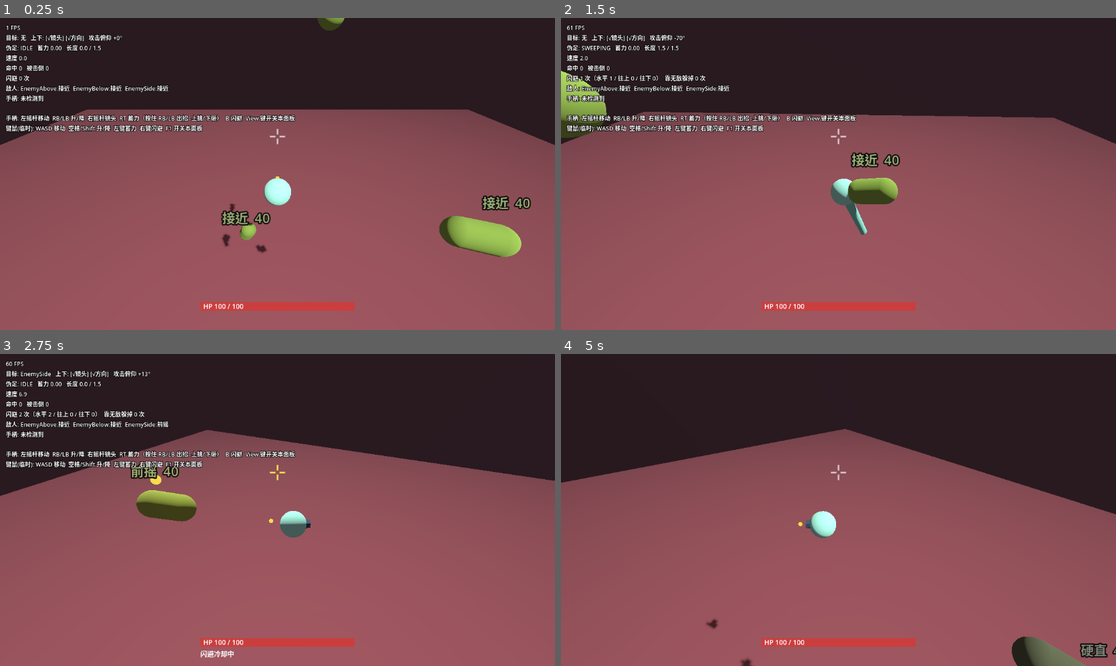
Above: before the commit, frames 1-4 (two rows, left to right).
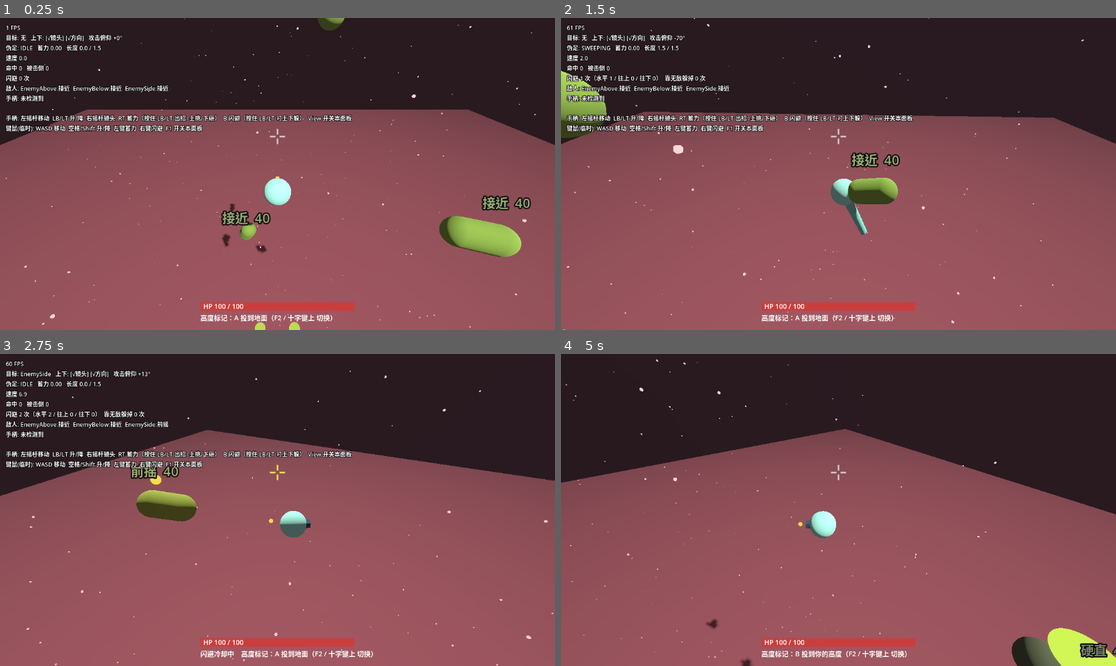
Above: after the commit, the same moments.

Repository: paddypasteur/cellgod
Game: Godot game, scene res://scenes/arena.tscn
Two runs of this game, one before a commit and one after it. Both use one fixed random seed, a clock stepped at 60 frames per second and the inputs below.
Inputs (mouse positions are in pixels of both pictures, inside the frame that each line leads up to):
- Up to frame 1 (0.25 s): no input
- Up to frame 2 (1.5 s): move the mouse to (960, 158) at 0.52 s; hold D (move_right) 0.53-1.28 s; hold Right mouse button (dodge) 0.53-1.28 s; click (960, 158) at 0.67 s; move the mouse to (727, 189) at 1.27 s; hold Shift (move_down) from 1.28 s (still down); click (727, 189) at 1.35 s
- Up to frame 3 (2.75 s): move the mouse to (333, 441) at 2.02 s; release Shift (move_down) at 2.03 s; hold D (move_right) from 2.03 s (still down); hold Right mouse button (dodge) from 2.03 s (still down)
- Up to frame 4 (5 s): move the mouse to (810, 572) at 2.77 s; release D (move_right) at 2.78 s; release Right mouse button (dodge) at 2.78 s; hold Space (move_up) 2.78-3.53 s; click (810, 572) at 2.85 s; move the mouse to (1005, 556) at 3.52 s; hold Right mouse button (dodge) 3.53-4.28 s; hold A (move_left) from 3.53 s (still down); tap F1 (toggle_debug) at 4.15 s; move the mouse to (672, 463) at 4.27 s; click (672, 463) at 4.35 s; tap F2 (cycle_preset, bound only after the commit) at 4.9 s

The runs differ from the first frame. In frame 1, 1.4% of the frame differs, in the area x 1-97%, y 0-100%; in frame 2, 1.3%; in frame 3, 1.3%; in frame 4, 1.3%.

Commit message:
空间参照：漂浮颗粒、高度标记（A 投地面 / B 投玩家高度）；上下移动改到左手 LB/LT
- DriftParticles：600 个缓慢漂移的颗粒，不参与索敌
- HeightMarkers：两种画法 A/B，F2 / 十字键上切换；hud_hint 组统一显示提示
- 试玩记录新增 preset 列，analyze_playtest.py 按画法分开统计
- dodge_smoke 加预热，避免首帧慢导致的时序误判
- docs 同步，INBOX 记下策划定的判断标准

Co-Authored-By: Claude Opus 5.5 <noreply@anthropic.com>

Diff:
--- a/scenes/arena.tscn
+++ b/scenes/arena.tscn
@@ -9,6 +9,8 @@
 [ext_resource type="PackedScene" path="res://scenes/enemy.tscn" id="7_enemy"]
 [ext_resource type="Script" uid="uid://cpmi0c5jtvhbt" path="res://scripts/ui/health_bar.gd" id="8_health"]
 [ext_resource type="Script" uid="uid://ba7wrcgih6f5j" path="res://scripts/debug/playtest_logger.gd" id="9_logger"]
+[ext_resource type="Script" path="res://scripts/arena/drift_particles.gd" id="10_particles"]
+[ext_resource type="Script" path="res://scripts/arena/height_markers.gd" id="11_markers"]
 
 [sub_resource type="Environment" id="Env"]
 background_mode = 1
@@ -142,3 +144,10 @@
 [node name="PlaytestLogger" type="Node" parent="." node_paths=PackedStringArray("player")]
 script = ExtResource("9_logger")
 player = NodePath("../Player")
+
+[node name="DriftParticles" type="MultiMeshInstance3D" parent="."]
+script = ExtResource("10_particles")
+
+[node name="HeightMarkers" type="Node3D" parent="." node_paths=PackedStringArray("floor_node")]
+script = ExtResource("11_markers")
+floor_node = NodePath("../ReferenceFloor")
--- /dev/null
+++ b/scripts/arena/drift_particles.gd
@@ -0,0 +1,69 @@
+extends MultiMeshInstance3D
+## 竞技场里缓慢漂移的小颗粒。无重力环境里玩家需要"空气里有东西"才能感知自己的速度和位置：
+## 自己动的时候颗粒往后流，停下来时颗粒几乎不动。
+## 只是显示：没有碰撞、不进 target 组、不参与索敌（靶子就是因为参与索敌才被撤掉的）。
+## 用 MultiMesh 一次画完，几百个颗粒也只占一次绘制。
+
+## 颗粒数量
+@export var count: int = 600
+## 漂移速度（米/秒）。要慢：快了会被读成"有东西在动"，抢敌人的注意力
+@export var drift_speed: float = 0.25
+## 颗粒大小范围（直径，米）
+@export var size_min: float = 0.04
+@export var size_max: float = 0.09
+@export var color: Color = Color(1.0, 0.85, 0.85)
+## 分布半径。父节点有 radius 属性（Arena）时自动取它，略小一点免得贴在边界上
+@export var radius: float = 19.5
+
+var _positions: PackedVector3Array = PackedVector3Array()
+var _velocities: PackedVector3Array = PackedVector3Array()
+var _sizes: PackedFloat32Array = PackedFloat32Array()
+
+
+func _ready() -> void:
+    var parent_radius: Variant = get_parent().get("radius")
+    if parent_radius != null:
+        radius = float(parent_radius) - 0.5
+    cast_shadow = GeometryInstance3D.SHADOW_CASTING_SETTING_OFF
+
+    var material := StandardMaterial3D.new()
+    material.shading_mode = BaseMaterial3D.SHADING_MODE_UNSHADED
+    material.albedo_color = color
+    var mesh := SphereMesh.new()
+    mesh.radius = 0.5
+    mesh.height = 1.0
+    # 颗粒很小，面数压到最低
+    mesh.radial_segments = 6
+    mesh.rings = 3
+    mesh.material = material
+
+    multimesh = MultiMesh.new()
+    multimesh.transform_format = MultiMesh.TRANSFORM_3D
+    multimesh.mesh = mesh
+    multimesh.instance_count = count
+
+    _positions.resize(count)
+    _velocities.resize(count)
+    _sizes.resize(count)
+    for i: int in count:
+        # 开立方根让颗粒在球体积里均匀分布，而不是挤在球心
+        _positions[i] = _random_unit() * radius * pow(randf(), 1.0 / 3.0)
+        _velocities[i] = _random_unit() * drift_speed * randf_range(0.5, 1.0)
+        _sizes[i] = randf_range(size_min, size_max)
+
+
+func _process(delta: float) -> void:
+    for i: int in count:
+        var p: Vector3 = _positions[i] + _velocities[i] * delta
+        # 飘出边界就从对面重新进来，总数和密度保持不变
+        if p.length() > radius:
+            p = -p * 0.98
+        _positions[i] = p
+        multimesh.set_instance_transform(i, Transform3D(Basis.from_scale(Vector3.ONE * _sizes[i]), p))
+
+
+static func _random_unit() -> Vector3:
+    var v := Vector3(randf_range(-1.0, 1.0), randf_range(-1.0, 1.0), randf_range(-1.0, 1.0))
+    while v.length_squared() < 0.0001 or v.length_squared() > 1.0:
+        v = Vector3(randf_range(-1.0, 1.0), randf_range(-1.0, 1.0), randf_range(-1.0, 1.0))
+    return v.normalized()
--- /dev/null
+++ b/scripts/arena/height_markers.gd
@@ -0,0 +1,109 @@
+extends Node3D
+## 高度标记：让玩家一眼看出每只敌人比自己高还是低。两种画法做 A/B，F2 / 十字键上切换：
+##
+## A 投到地面：主角和敌人都往下方参照地面投一个圆点，物体离圆点多远 = 它的高度。
+##   问题：地面在竞技场球体下方约 22 米，镜头俯视 35° 时主角正下方的地面在画面外，
+##   主角自己的圆点基本看不到（2026-11-25 截图确认）。
+## B 投到玩家高度：每只敌人在"和玩家一样高"的平面上放一个圆点，再拉一根竖线连到敌人。
+##   线朝上 = 比我高，朝下 = 比我低，线越长差得越多。圆点就在玩家周围，始终在画面里。
+
+enum Mode { FLOOR, PLAYER_PLANE }
+
+const MODE_NAMES: PackedStringArray = ["A 投到地面", "B 投到你的高度"]
+
+@export var mode: Mode = Mode.FLOOR
+## 参照地面（A 模式下圆点贴在它上面）
+@export var floor_node: Node3D
+@export var player_color: Color = Color(0.55, 0.95, 0.85)
+@export var enemy_color: Color = Color(0.85, 1.0, 0.35)
+## 圆点半径（米）
+@export var marker_radius: float = 0.6
+## A 模式下是否额外画竖线（B 模式总是画）
+@export var floor_drop_lines: bool = false
+
+## 被跟踪的节点 -> [圆点, 竖线]
+var _markers: Dictionary = {}
+var _materials: Dictionary = {}
+
+
+func _ready() -> void:
+    # 血条下方那行提示会收集这个组里的 get_hud_hint()
+    add_to_group(&"hud_hint")
+
+
+func _unhandled_input(event: InputEvent) -> void:
+    if event.is_action_pressed(&"cycle_preset"):
+        mode = (mode + 1) % MODE_NAMES.size() as Mode
+
+
+func get_hud_hint() -> String:
+    return "高度标记：%s（F2 / 十字键上 切换）" % MODE_NAMES[mode]
+
+
+func _process(_delta: float) -> void:
+    var player := get_tree().get_first_node_in_group(&"player") as Node3D
+    if player == null:
+        return
+    var floor_y: float = (floor_node.global_position.y if floor_node != null else -22.0) + 0.05
+    var tracked: Array[Node] = get_tree().get_nodes_in_group(&"player") + get_tree().get_nodes_in_group(&"enemy")
+    for node: Node in tracked:
+        var t := node as Node3D
+        if t == null:
+            continue
+        if not _markers.has(t):
+            _markers[t] = _create_marker(enemy_color if t is Enemy else player_color)
+        var parts: Array = _markers[t]
+        var dot: MeshInstance3D = parts[0]
+        var line: MeshInstance3D = parts[1]
+        # 死掉的敌人（退出了 target 组）不显示
+        var alive: bool = not (t is Enemy) or t.is_in_group(&"target")
+        var pos: Vector3 = t.global_position
+
+        var base_y: float = floor_y
+        var draw_line: bool = floor_drop_lines
+        if mode == Mode.PLAYER_PLANE:
+            base_y = player.global_position.y
+            draw_line = true
+            # B 模式下玩家自己就是参照，不需要标记
+            if t == player:
+                alive = false
+
+        dot.visible = alive
+        dot.global_position = Vector3(pos.x, base_y, pos.z)
+        var height: float = pos.y - base_y
+        line.visible = alive and draw_line and absf(height) > 0.05
+        if line.visible:
+            line.global_transform = Transform3D(Basis.from_scale(Vector3(1.0, absf(height), 1.0)),
+                Vector3(pos.x, base_y + height * 0.5, pos.z))
+
+
+func _create_marker(color: Color) -> Array:
+    var material: StandardMaterial3D = _materials.get(color)
+    if material == null:
+        material = StandardMaterial3D.new()
+        material.shading_mode = BaseMaterial3D.SHADING_MODE_UNSHADED
+        material.albedo_color = color
+        _materials[color] = material
+
+    var disc_mesh := CylinderMesh.new()
+    disc_mesh.top_radius = marker_radius
+    disc_mesh.bottom_radius = marker_radius
+    disc_mesh.height = 0.02
+    disc_mesh.material = material
+    var dot := MeshInstance3D.new()
+    dot.mesh = disc_mesh
+    dot.cast_shadow = GeometryInstance3D.SHADOW_CASTING_SETTING_OFF
+    dot.top_level = true
+    add_child(dot)
+
+    var line_mesh := CylinderMesh.new()
+    line_mesh.top_radius = 0.03
+    line_mesh.bottom_radius = 0.03
+    line_mesh.height = 1.0
+    line_mesh.material = material
+    var line := MeshInstance3D.new()
+    line.mesh = line_mesh
+    line.cast_shadow = GeometryInstance3D.SHADOW_CASTING_SETTING_OFF
+    line.top_level = true
+    add_child(line)
+    return [dot, line]
--- a/scripts/autoload/input_setup.gd
+++ b/scripts/autoload/input_setup.gd
@@ -3,7 +3,7 @@
 ## 只在 项目设置→输入映射 里没有同名动作时才注册，
 ## 所以开发者在编辑器里定义的键位永远优先，这里只是兜底。
 ##
-## 手柄：左摇杆移动，RB/LB 上升/下降，右摇杆转镜头，RT 按住蓄力，B 闪避
+## 手柄：左摇杆移动，LB/LT 上升/下降，右摇杆转镜头，RT 按住蓄力，B 闪避
 ## 键鼠（临时占位，方案未定）：WASD 移动，空格/Shift 上升/下降，左键按住蓄力，右键闪避；
 ##       暂时没有鼠标转镜头
 
@@ -20,8 +20,10 @@
     _add_action(&"move_right", [_key(KEY_D), _joy_axis(JOY_AXIS_LEFT_X, 1.0)])
     _add_action(&"move_forward", [_key(KEY_W), _joy_axis(JOY_AXIS_LEFT_Y, -1.0)])
     _add_action(&"move_back", [_key(KEY_S), _joy_axis(JOY_AXIS_LEFT_Y, 1.0)])
-    _add_action(&"move_up", [_key(KEY_SPACE), _joy_button(JOY_BUTTON_RIGHT_SHOULDER)])
-    _add_action(&"move_down", [_key(KEY_SHIFT), _joy_button(JOY_BUTTON_LEFT_SHOULDER)])
+    # 上下移动全放左手食指（LB 上 / LT 下）：原来上升在 RB，往上闪避要右手同时按 RB + B，
+    # 而右拇指还要管镜头，等于"往上躲"和"看画面"二选一（2026-11-25 改）
+    _add_action(&"move_up", [_key(KEY_SPACE), _joy_button(JOY_BUTTON_LEFT_SHOULDER)])
+    _add_action(&"move_down", [_key(KEY_SHIFT), _joy_axis(JOY_AXIS_TRIGGER_LEFT, 1.0)])
 
     _add_action(&"camera_left", [_joy_axis(JOY_AXIS_RIGHT_X, -1.0)])
     _add_action(&"camera_right", [_joy_axis(JOY_AXIS_RIGHT_X, 1.0)])
@@ -29,6 +31,8 @@
     _add_action(&"camera_down", [_joy_axis(JOY_AXIS_RIGHT_Y, 1.0)])
 
     _add_action(&"toggle_debug", [_key(KEY_F1), _joy_button(JOY_BUTTON_BACK)])
+    # A/B 预设切换：给开发者当场对比用（当前用于高度标记的两种画法）
+    _add_action(&"cycle_preset", [_key(KEY_F2), _joy_button(JOY_BUTTON_DPAD_UP)])
     # 闪避：手柄 B（类魂惯例），键鼠临时用右键
     _add_action(&"dodge", [_mouse(MOUSE_BUTTON_RIGHT), _joy_button(JOY_BUTTON_B)])
 
--- a/scripts/debug/playtest_logger.gd
+++ b/scripts/debug/playtest_logger.gd
@@ -10,6 +10,8 @@
 ##             （不能用命中那一刻的高度：冲刺已经扑到玩家身边，永远接近 0）
 ##   windup    敌人开始起手；on_screen = 起手那一刻是否在镜头视野内
 ##   sample    每 0.5 秒记一次玩家位置，用来算上下移动的幅度
+## 每行末尾的 preset 列 = 当时高度标记的画法（0 = 投到地面，1 = 投到玩家高度），
+## 开发者试玩中途切换 A/B，事后也能按画法分开统计
 
 @export var player: Player
 ## 关掉就不写文件
@@ -47,7 +49,7 @@
     if _file == null:
         enabled = false
         return
-    _file.store_line("t,event,x,y,z,elev_deg,rel_y,on_screen,threats")
+    _file.store_line("t,event,x,y,z,elev_deg,rel_y,on_screen,threats,preset")
     print("试玩记录写入 ", ProjectSettings.globalize_path(path))
     player.dodged.connect(_on_dodged)
     player.dodge_saved.connect(_on_dodge_saved)
@@ -140,11 +142,14 @@
     if _file == null:
         return
     var p: Vector3 = player.global_position
-    _file.store_line("%.2f,%s,%.2f,%.2f,%.2f,%.1f,%s,%s,%d" % [
+    var markers: Node = get_tree().current_scene.get_node_or_null(^"HeightMarkers") if get_tree().current_scene else null
+    var preset: String = str(markers.get("mode")) if markers != null else ""
+    _file.store_line("%.2f,%s,%.2f,%.2f,%.2f,%.1f,%s,%s,%d,%s" % [
         _time, event, p.x, p.y, p.z, elev,
         "" if is_nan(rel_y) else "%.2f" % rel_y,
         "" if on_screen < 0 else str(on_screen),
         _threat_count(),
+        preset,
     ])
     # 每行都落盘：试玩可能直接关窗口，不能指望正常退出时才写
     _file.flush()
--- a/scripts/player/player.gd
+++ b/scripts/player/player.gd
@@ -238,6 +238,7 @@
 
 
 func _ready() -> void:
+    add_to_group(&"hud_hint")
     _pod_query.shape = _pod_capsule
     _pod_query.collide_with_bodies = true
     _pod_query.collide_with_areas = false
--- a/scripts/ui/debug_overlay.gd
+++ b/scripts/ui/debug_overlay.gd
@@ -44,7 +44,7 @@
         text += str(logger.call(&"get_summary")) + "\n"
     text += _enemies_text() + "\n"
     text += _joypad_text() + "\n\n"
-    text += "手柄: 左摇杆移动  RB/LB 升/降  右摇杆镜头  RT 蓄力（按住 RB/LB 出招=上挑/下砸）  B 闪避  View 键开关本面板\n"
+    text += "手柄: 左摇杆移动  LB/LT 升/降  右摇杆镜头  RT 蓄力（按住 LB/LT 出招=上挑/下砸）  B 闪避（按住 LB/LT 可上下躲）  View 开关本面板\n"
     text += "键鼠(临时): WASD 移动  空格/Shift 升/降  左键蓄力  右键闪避  F1 开关本面板"
     _label.text = text
 
--- a/scripts/ui/health_bar.gd
+++ b/scripts/ui/health_bar.gd
@@ -1,7 +1,8 @@
 class_name HealthBar
 extends Control
 ## 屏幕底部的玩家血条。白盒阶段直接自绘，不引入主题和贴图。
-## 血条下面再画一行提示（由 Player 提供，比如 A/B 预设、闪避冷却），调试面板关掉时也看得到。
+## 血条下面再画一行提示（收集 hud_hint 组里各节点的 get_hud_hint()，比如 A/B 预设、闪避冷却），
+## 调试面板关掉时也看得到。
 
 @export var player: Player
 
@@ -36,7 +37,13 @@
     var text: String = "HP %d / %d" % [ceili(player.health), ceili(player.max_health)]
     draw_string(ThemeDB.fallback_font, pos + Vector2(6.0, bar_size.y - 4.0), text,
         HORIZONTAL_ALIGNMENT_LEFT, -1.0, font_size, color_text)
-    var hint: String = player.get_hud_hint()
+    # 收集所有提供提示的节点（玩家的闪避冷却、高度标记的 A/B 等），拼成一行
+    var hints: PackedStringArray = []
+    for node: Node in get_tree().get_nodes_in_group(&"hud_hint"):
+        var h: String = str(node.call(&"get_hud_hint"))
+        if not h.is_empty():
+            hints.append(h)
+    var hint: String = "    ".join(hints)
     if not hint.is_empty():
         draw_string(ThemeDB.fallback_font, pos + Vector2(0.0, bar_size.y + font_size + 6.0),
             hint, HORIZONTAL_ALIGNMENT_LEFT, -1.0, font_size, color_text)
--- a/tests/dodge_smoke.gd
+++ b/tests/dodge_smoke.gd
@@ -36,7 +36,10 @@
 
 func _physics_process(_delta: float) -> bool:
     _frame += 1
-    match _frame:
+    # 预热 1 秒：开场第一帧很慢时引擎会在一帧里补跑多个物理步，
+    # 按键事件要到下一个空闲帧才处理，太早的检查会读到"还没按"的状态
+    var f: int = _frame - 60
+    match f:
         5:
             _y0 = _p.global_position.y
             Input.action_press(&"move_up")
--- a/tests/screenshot.gd
+++ b/tests/screenshot.gd
@@ -1,7 +1,8 @@
 extends SceneTree
 ## 窗口模式跑主场景，按固定时间点存截图，给看不到画面的 Claude 自查可读性用。
 ## 用法（会在屏幕上弹出窗口几秒）：
-##   godot --path . --resolution 960x540 -s tests/screenshot.gd -- --out=输出目录
+##   godot --path . --resolution 960x540 -s tests/screenshot.gd -- --out=输出目录 [--markers=0|1]
+## --markers 选高度标记的画法（0 = 投到地面，1 = 投到玩家高度）
 ## 存三张：开局待机、蓄力中、挥扫中。
 
 var _frame: int = 0
@@ -9,11 +10,16 @@
 
 
 func _initialize() -> void:
+    var markers_mode: int = -1
     for arg: String in OS.get_cmdline_user_args():
         if arg.begins_with("--out="):
             _out_dir = arg.trim_prefix("--out=")
+        elif arg.begins_with("--markers="):
+            markers_mode = int(arg.trim_prefix("--markers="))
     DirAccess.make_dir_recursive_absolute(_out_dir)
     var scene: Node = (load("res://scenes/arena.tscn") as PackedScene).instantiate()
+    if markers_mode >= 0:
+        scene.get_node("HeightMarkers").set("mode", markers_mode)
     # 截图不是真人试玩，不写试玩记录，免得混进开发者的数据
     scene.get_node("PlaytestLogger").set("enabled", false)
     root.add_child(scene)
Not shown, added: scripts/arena/drift_particles.gd.uid
Not shown, added: scripts/arena/height_markers.gd.uid
Not shown, added: tests/dodge_smoke.gd.uid
Not shown, changed: docs/INBOX.md
Not shown, changed: docs/PLAYTEST.md
Not shown, changed: docs/STATE.md
